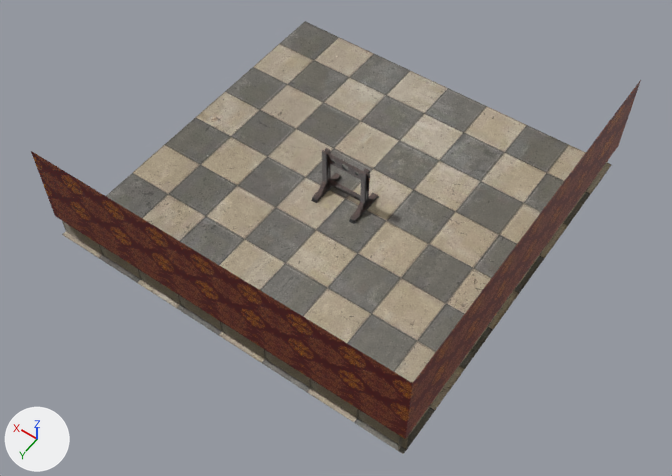
An edit to the Blender file Pillory Stocks/Pillory Stocks.blend, drawn before and after from the same camera.
Camera for both pictures: a 50 mm camera at (-8.74, 12.64, 18.03) aimed at (-0.69, 1.37, 0.31). The lights are fixed; the arrows at lower left show +X, +Y and +Z.

The first picture shows 'BASE', 'FLOOR', 'FOOT', 'HAND', 'PLANK_DOWN', 'WALL'.
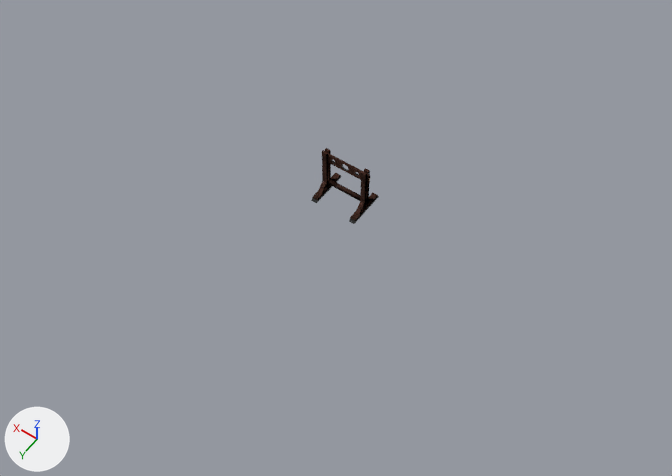
Location of each change, [x1, y1, x2, y2] in pixels of the pictures (672 x 476 px):
'FLOOR', hidden: before [62, 21, 612, 454]
'WALL', hidden (brown): before [31, 80, 641, 451]
'HAND', recoloured (grey to brown): [317, 148, 373, 215] in both
'FOOT', recoloured: [311, 173, 379, 224] in both
'BASE', recoloured (grey to brown): [322, 150, 370, 184] in both
'PLANK_DOWN', recoloured: [328, 178, 367, 204] in both

What changed in the scene script:
```text
Change mat_floor_tile:
    where n0 = _N.new('ShaderNodeBsdfPrincipled'); n0.name = 'Principled BSDF'
    add n0.inputs[2].default_value = 0.25  # 'Roughness'
    add n0.inputs[13].default_value = 0.45  # 'Specular IOR Level'
    add n3 = _N.new('ShaderNodeTexImage'); n3.name = 'Изображение-текстура'
    add n3.image = img_floor_tile_512_png
    remove n3 = _N.new('ShaderNodeTexImage'); n3.name = 'Изображение-текстура'
    remove n3.image = img_floor_tile_512_png
    add n4 = _N.new('ShaderNodeMath'); n4.name = 'Математика'
    where n2 = _N.new('ShaderNodeTexImage'); n2.name = 'Изображение-текстура.001'
    remove _L.new(n2.outputs[0], n0.inputs[5])  # 'Color' to 'Normal'
    add _L.new(n4.outputs[0], n0.inputs[5])  # 'Value' to 'Normal'
    add _L.new(n2.outputs[0], n4.inputs[0])  # 'Color' to 'Value'
Change mat_wood_dark:
    where n0 = _N.new('ShaderNodeBsdfPrincipled'); n0.name = 'Principled BSDF'
    add n0.inputs[2].default_value = 0.234  # 'Roughness'
    add n0.inputs[13].default_value = 0.0  # 'Specular IOR Level'
    add n3 = _N.new('ShaderNodeTexImage'); n3.name = 'Изображение-текстура'
    add n3.image = img_wood_dark_512_png
    remove n3 = _N.new('ShaderNodeTexImage'); n3.name = 'Изображение-текстура'
    remove n3.image = img_wood_dark_512_png
    add n4 = _N.new('ShaderNodeMath'); n4.name = 'Математика'
    where n2 = _N.new('ShaderNodeTexImage'); n2.name = 'Изображение-текстура.001'
    remove _L.new(n2.outputs[0], n0.inputs[5])  # 'Color' to 'Normal'
    add _L.new(n2.outputs[0], n4.inputs[0])  # 'Color' to 'Value'
    add _L.new(n4.outputs[0], n0.inputs[5])  # 'Value' to 'Normal'
Change ob_floor:
    add ob_floor.hide_set(True)  # its collection is switched off
Change ob_wall:
    add ob_wall.hide_set(True)
```
